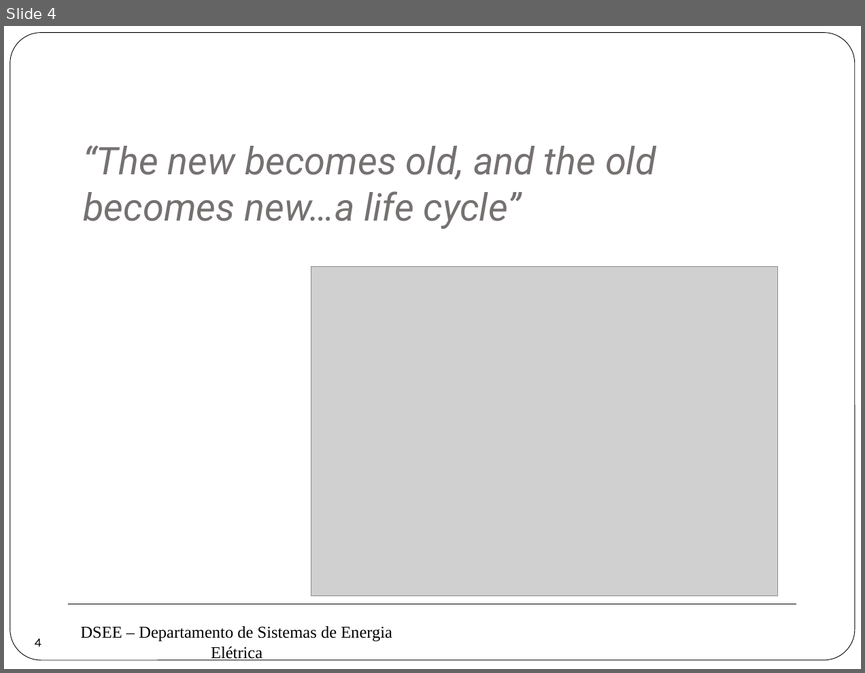
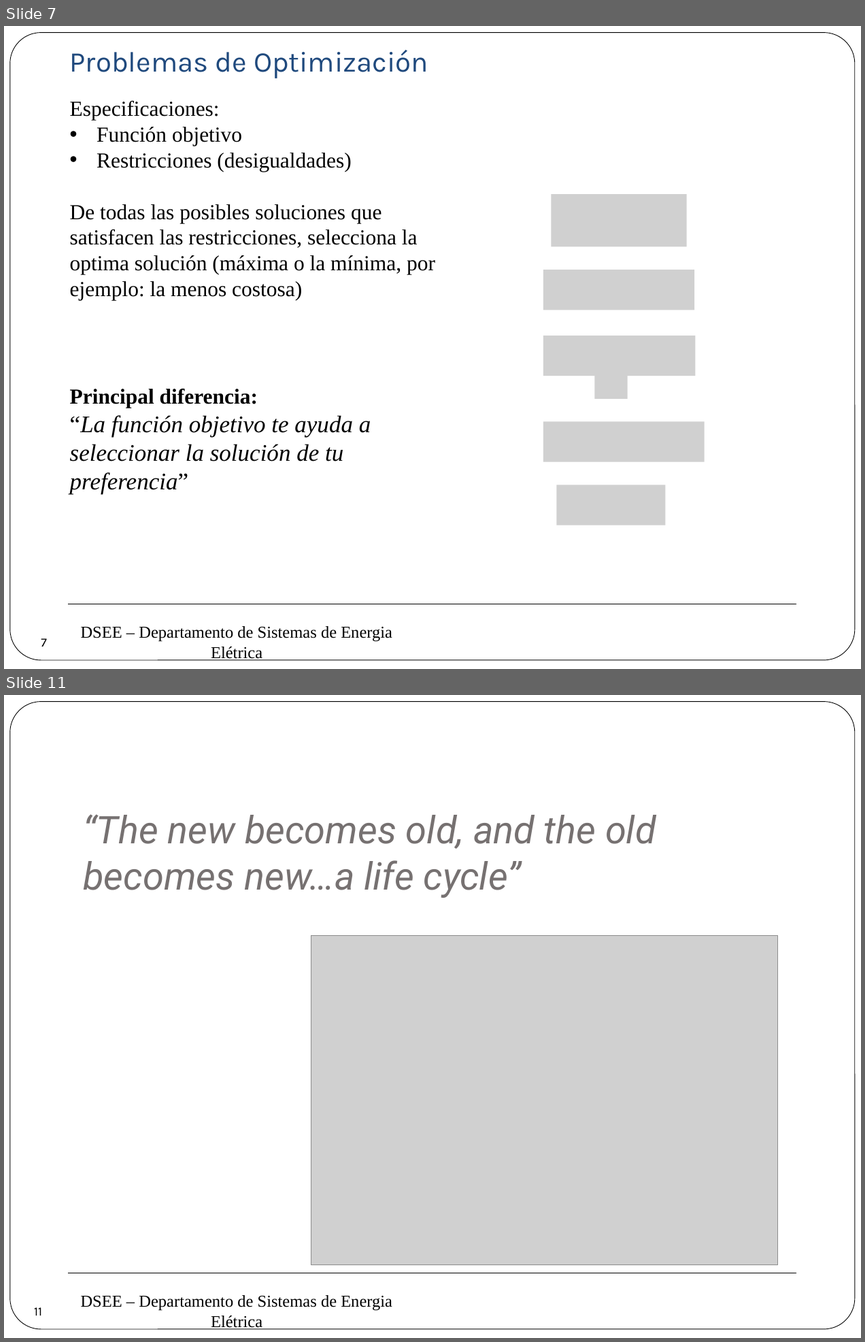
Before and after one commit to erikfilias/Power-Systems-Optimization-using-Julia-Language, a slide deck: 1. Lectures/Introducción a la Optimización aplicada a Sistemas de Energía Eléctrica/Dia 2/5. Power Flow.pptx. Shown one above the other, each under a label of ours: slide 4 before the commit, slides 7 and 11 after it; the slides between them are not shown. The pictures are 865x673 and 865x1342 pixels, drawn with LibreOffice and Linux fonts; fonts in the diff are those of the drawing; grey boxes stand for pictures; background and template pictures are left out. Boxes give left, top, right and bottom in pixels: in the first picture for what was removed or moved away, otherwise in the second. Text is boxed around its words. In the diff, an @@ line names an element or a change of style, - is before the commit and + after.

```diff
--- a/1. Lectures/Introducción a la Optimización aplicada a Sistemas de Energía Eléctrica/Dia 2/5. Power Flow.pptx
+++ b/1. Lectures/Introducción a la Optimización aplicada a Sistemas de Energía Eléctrica/Dia 2/5. Power Flow.pptx
@@ slide 7 added at (x1=4, y1=26, x2=861, y2=669), background #FFFFFF; not listed: 3 template elements that a slide beside it also shows @@
@@ text added at (x1=70, y1=50, x2=428, y2=78), 24 pt, text #1F497D @@
+Problemas de Optimización
@@ text added at (x1=70, y1=101, x2=435, y2=300), 18 pt, text #000000 @@
+Especificaciones:
+• Función objetivo
+• Restricciones (desigualdades)
+De todas las posibles soluciones que satisfacen las restricciones, selecciona la optima solución (máxima o la mínima, por ejemplo: la menos costosa)
@@ picture added at (x1=551, y1=194, x2=686, y2=246) @@
@@ picture added at (x1=543, y1=269, x2=694, y2=310) @@
@@ picture added at (x1=543, y1=335, x2=695, y2=376) @@
@@ picture added at (x1=594, y1=359, x2=627, y2=399) @@
@@ text added at (x1=70, y1=388, x2=371, y2=461), 20 pt, text #000000, italic @@
+Principal diferencia:
+“La función objetivo te ayuda a seleccionar la solución de tu preferencia”
@@ picture added at (x1=543, y1=421, x2=704, y2=461) @@
@@ picture added at (x1=557, y1=484, x2=666, y2=524) @@
@@ page number added at (x1=28, y1=625, x2=60, y2=658), 10.5 pt, text #000000 @@
+7
@@ what was slide 4 is now slide 11 @@
@@ page number at (x1=34, y1=1307, x2=42, y2=1315): text changed @@
-4
+11
```
Also in this commit, not shown: 1 slide changed, 8 other slides added, 2 slides removed.
